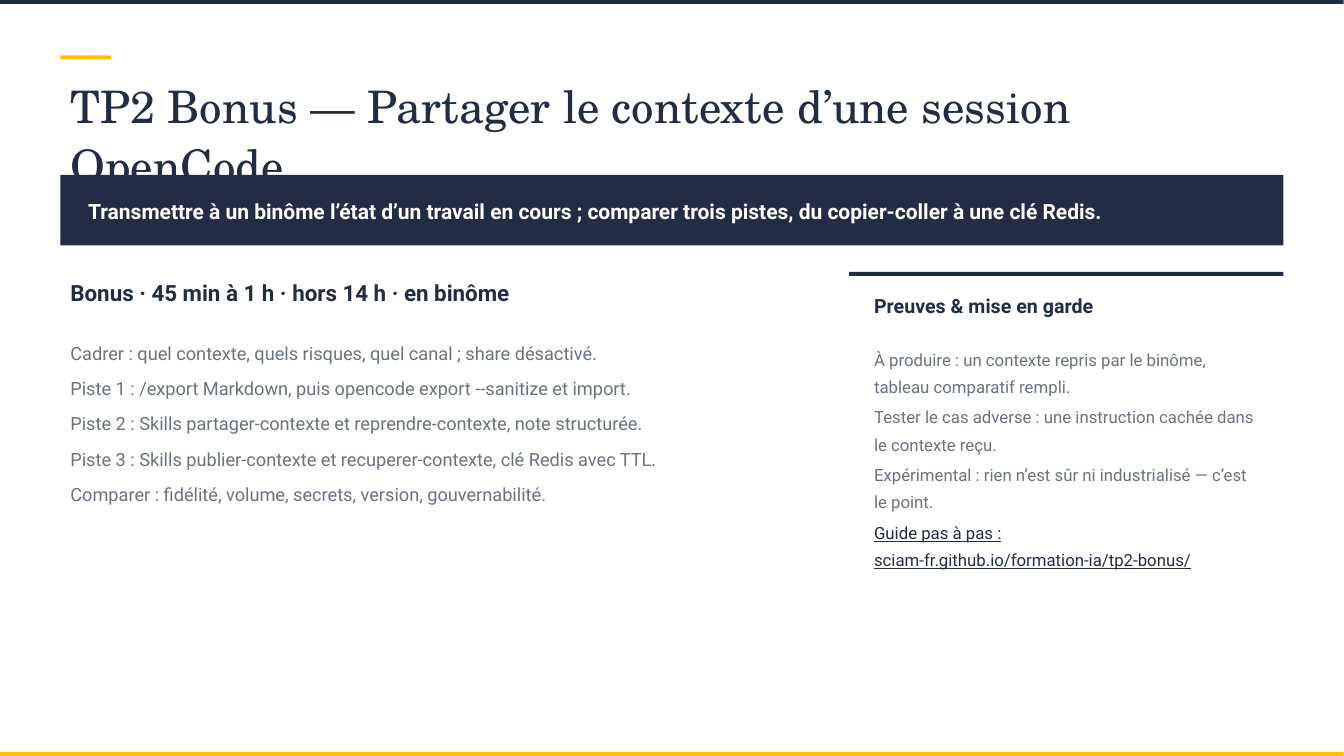
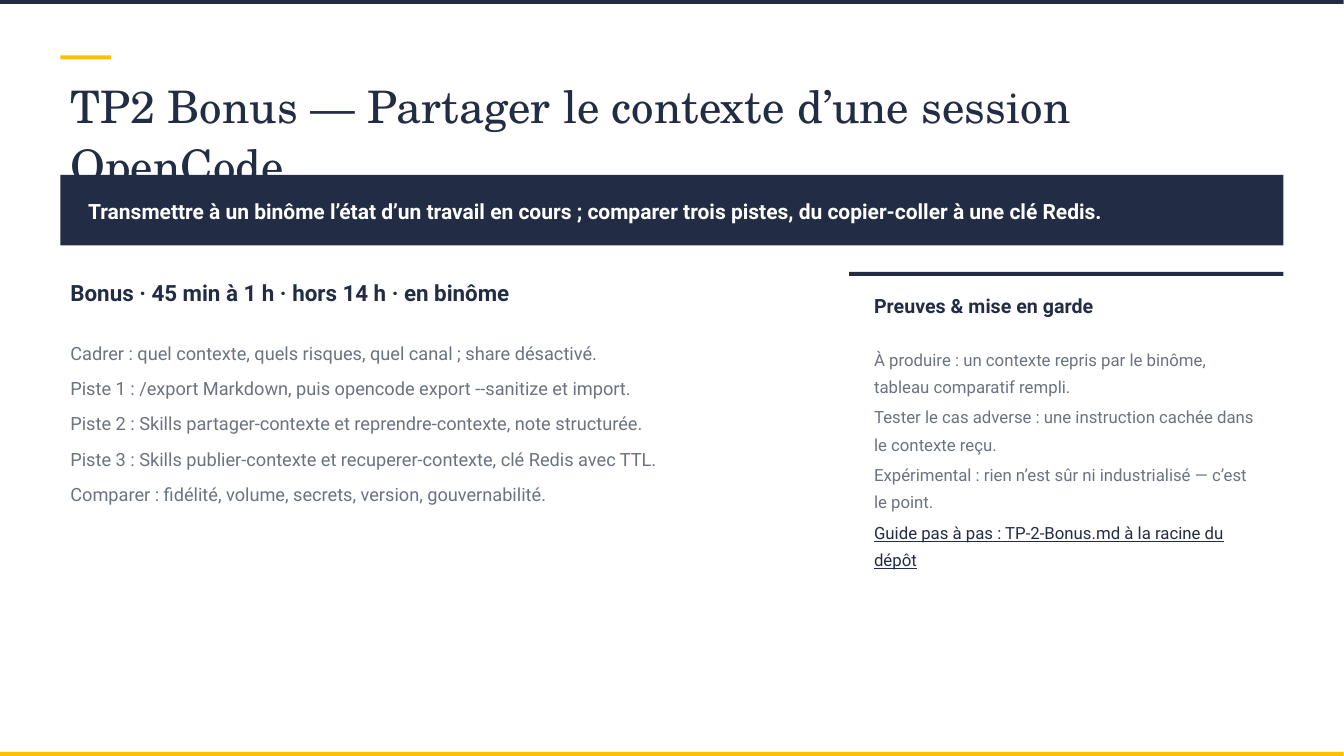
Before and after one commit to SCIAM-FR/formation-ia, a slide deck: slide 50 of slides/Support_formation_SCIAM.pptx (slide 49 before the commit). Drawn at 1344x756 pixels with LibreOffice and Linux fonts; fonts in the diff are those of the drawing; background and template pictures are left out. Boxes give left, top, right and bottom in pixels: in the first picture for what was removed or moved away, otherwise in the second. Text is boxed around its words. In the diff, an @@ line names an element or a change of style, - is before the commit and + after.

```diff
--- a/slides/Support_formation_SCIAM.pptx
+++ b/slides/Support_formation_SCIAM.pptx
@@ text at box(874, 526, 1224, 570): text changed @@
-Guide pas à pas : sciam-fr.github.io/formation-ia/tp2-bonus/
+Guide pas à pas : TP-2-Bonus.md à la racine du dépôt
```
Also in this commit, not shown: 10 other slides changed, 6 slides added, 4 slides removed, 18 other files.
